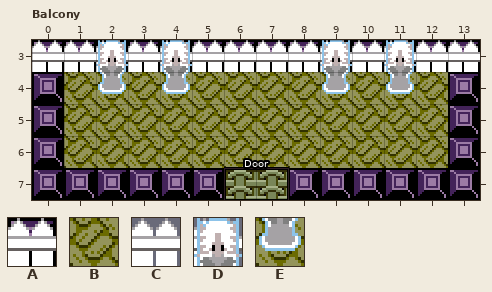
Two states of a LDtk project, Resources/new world links awakening.ldtk. The first picture shows the starting point.
Cells are 16x16 px. Shown: Balcony x 0..13, y 3..7.
Key: from "Collisions": A 2 "Block"; from "Worldtiles2": B 75, C 117, D 117 under 94, E 75 under 105.
_ is an empty cell.
Layer "Collisions" before, first column x 0:
3 AAAAAAAAAAAAAA
4 A____________A
5 A____________A
6 A____________A
7 AAAAAA__AAAAAA
Layer "Tiles" before, first column x 0:
3 CCDCDCCCCDCDCC
4 _BEBEBBBBEBEB_
5 _BBBBBBBBBBBB_
6 _BBBBBBBBBBBB_
7 ______________
Once edited:
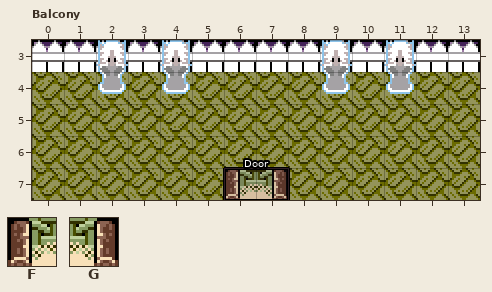
Further tiles: from "Worldtiles2": F 81, G 81 flipped left-right.
The exact change:
Layer "Collisions":
The edit erases tile A in rows 4 to 6 at x 0 and 13; in row 7 at x 0 to 5 and 8 to 13.
Layer "Tiles":
The edit adds tile B in rows 4 to 6 at x 0 and 13; in row 7 at x 0 to 5 and 8 to 13.
The edit adds tile F in row 7 at x 6.
The edit adds tile G in row 7 at x 7.
